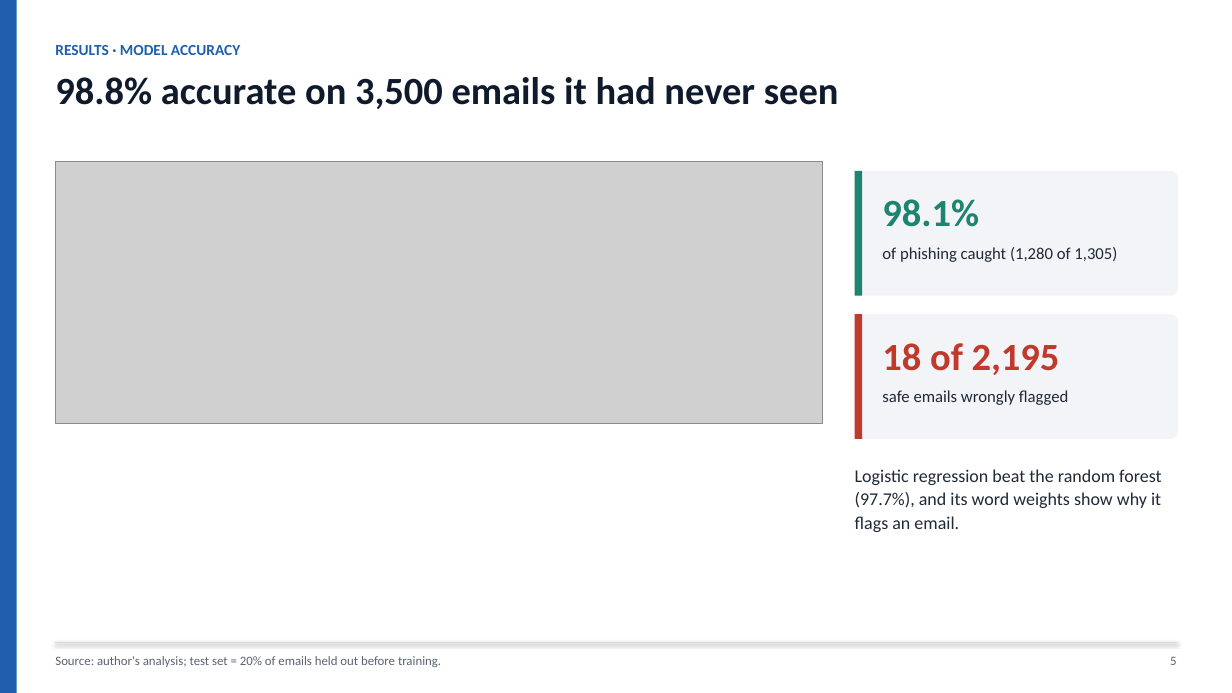
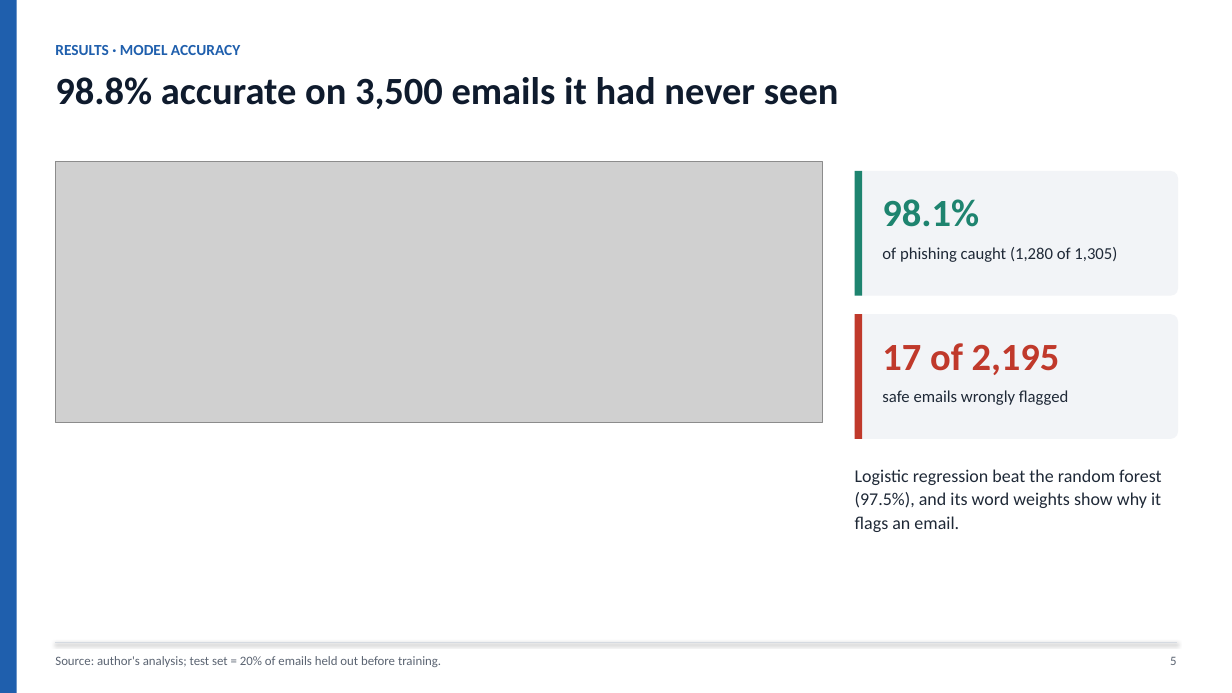
Before and after one commit to Ruthvik-Bandari/ArtificialIntelligence-for-Cybersecurity, a slide deck: slide 5 of module-05-email-analyzer/Bandari_Ruthvik_Nath_Module5_Phishing_Detective.pptx. Drawn at 1232x693 pixels with LibreOffice and Linux fonts; fonts in the diff are those of the drawing; grey boxes stand for pictures. Boxes give left, top, right and bottom in pixels: in the first picture for what was removed or moved away, otherwise in the second. Text is boxed around its words. In the diff, an @@ line names an element or a change of style, - is before the commit and + after.

```diff
--- a/module-05-email-analyzer/Bandari_Ruthvik_Nath_Module5_Phishing_Detective.pptx
+++ b/module-05-email-analyzer/Bandari_Ruthvik_Nath_Module5_Phishing_Detective.pptx
@@ text at (882,343,1060,375): text changed @@
-18 of 2,195
+17 of 2,195
@@ text at (855,469,1161,532): text changed @@
-Logistic regression beat the random forest (97.7%), and its word weights show why it flags an email.
+Logistic regression beat the random forest (97.5%), and its word weights show why it flags an email.
```
Also in this commit, not shown: 6 other slides changed, 3 other files.
